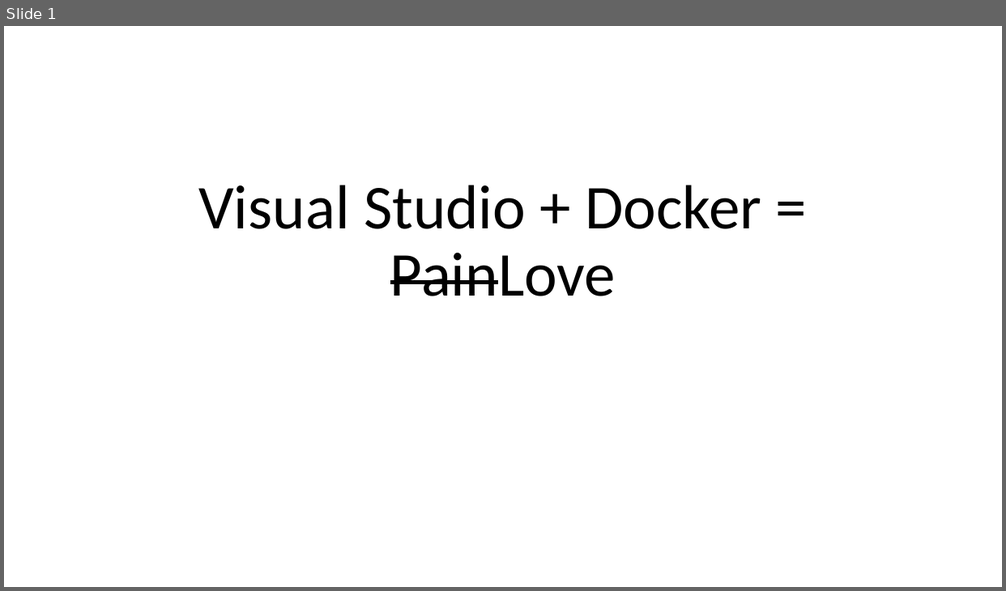
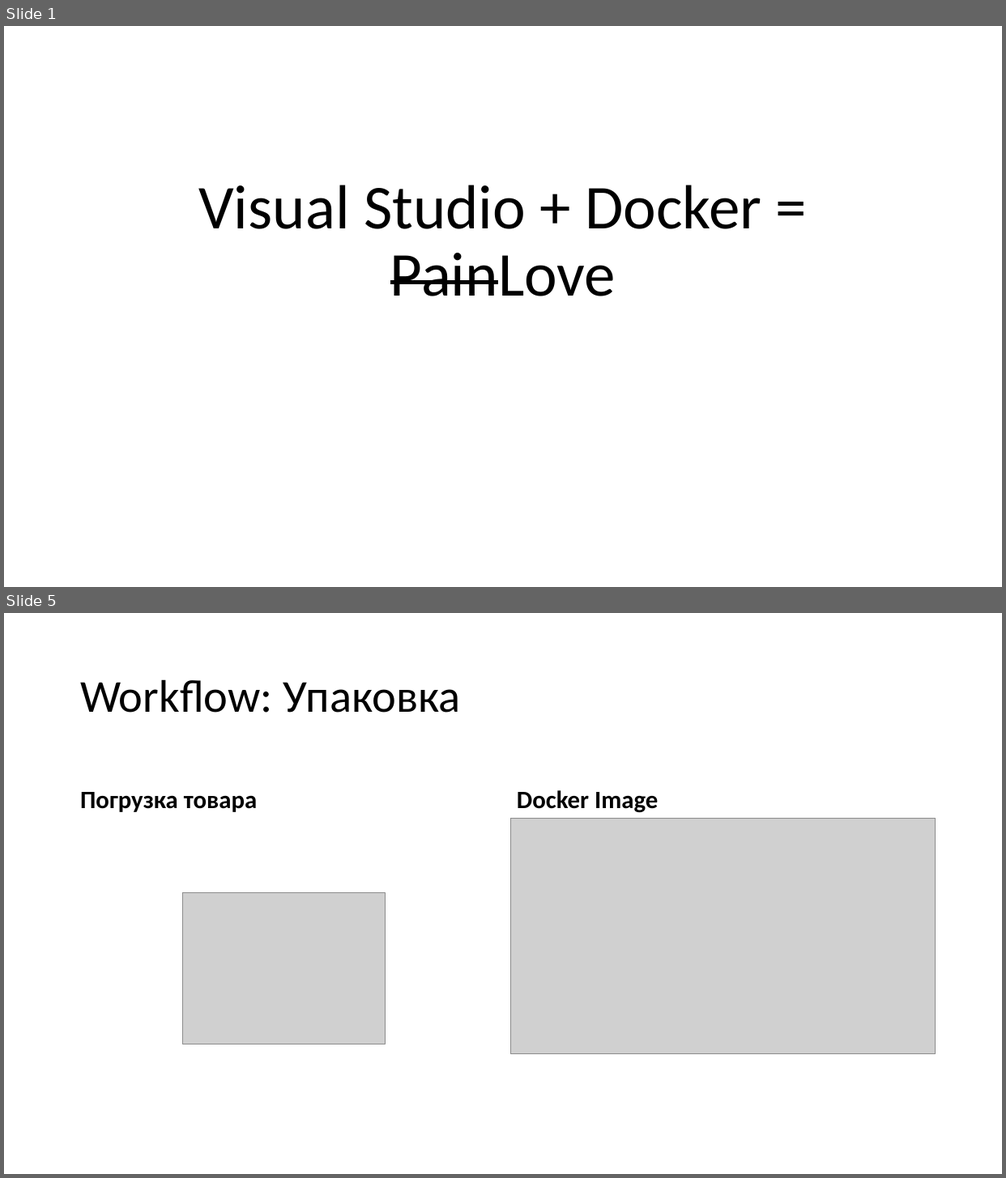
Before and after one commit to kugushev/presentations, a slide deck: 2019_VisualStudio-And-Docker/Presentation.pptx. Shown one above the other, each under a label of ours: slide 1 before the commit, slides 1 and 5 after it; the slides between them are not shown. The pictures are 1006x591 and 1006x1178 pixels, drawn with LibreOffice and Linux fonts; fonts in the diff are those of the drawing; grey boxes stand for pictures. Boxes give left, top, right and bottom in pixels: in the first picture for what was removed or moved away, otherwise in the second. Text is boxed around its words. In the diff, an @@ line names an element or a change of style, - is before the commit and + after.

```diff
--- a/2019_VisualStudio-And-Docker/Presentation.pptx
+++ b/2019_VisualStudio-And-Docker/Presentation.pptx
@@ slide 5 added at (x1=4, y1=613, x2=1002, y2=1174), background #FFFFFF @@
@@ title added at (x1=80, y1=679, x2=461, y2=713), 44 pt, text #000000 @@
+Workflow: Упаковка
@@ text added at (x1=80, y1=792, x2=257, y2=812), 24 pt, text #000000, bold @@
+Погрузка товара
@@ text added at (x1=517, y1=790, x2=658, y2=813), 24 pt, text #000000, bold @@
+Docker Image
@@ picture added at (x1=511, y1=818, x2=936, y2=1054) @@
@@ picture added at (x1=183, y1=893, x2=385, y2=1044) @@
```
Also in this commit, not shown: 13 slides changed, 11 other slides added, 1 other file.
